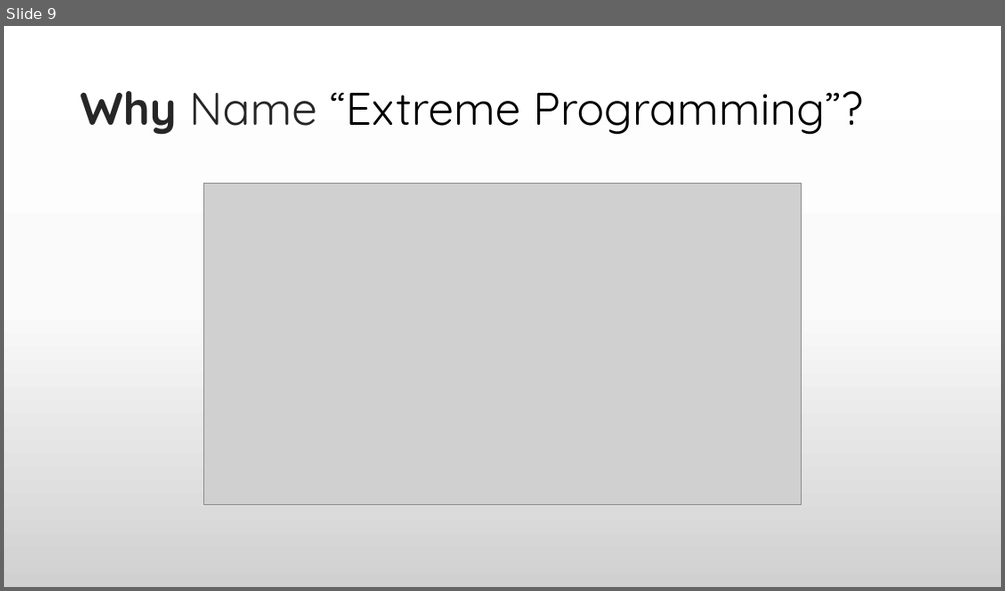
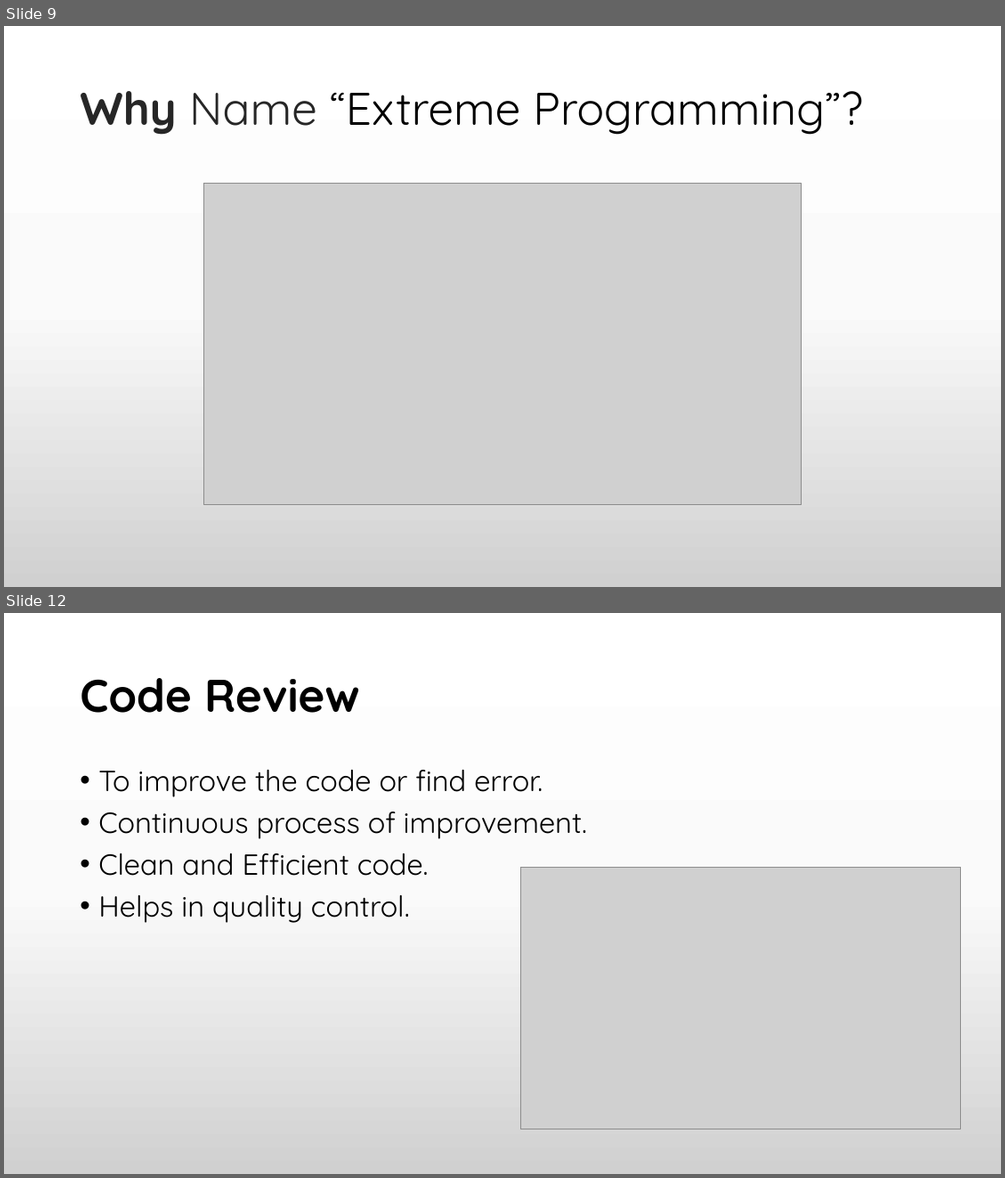
Before and after one commit to praash47/aasn-iii, a slide deck: extreme_programming.pptx. Shown one above the other, each under a label of ours: slide 9 before the commit, slides 9 and 12 after it; the slides between them are not shown. The pictures are 1005x591 and 1005x1178 pixels, drawn with LibreOffice and Linux fonts; fonts in the diff are those of the drawing; grey boxes stand for pictures. Boxes give left, top, right and bottom in pixels: in the first picture for what was removed or moved away, otherwise in the second. Text is boxed around its words. In the diff, an @@ line names an element or a change of style, - is before the commit and + after.

```diff
--- a/extreme_programming.pptx
+++ b/extreme_programming.pptx
@@ slide 12 added at (4,613,1001,1174), background gradient #FFFFFF to #FBFBFB to #D1D1D1 @@
@@ title added at (80,678,360,713), 44 pt, text #000000, bold @@
+Code Review
@@ text added at (98,770,587,923), 28 pt, text #000000 @@
+• To improve the code or find error.
+• Continuous process of improvement.
+• Clean and Efficient code.
+• Helps in quality control.
@@ picture added at (521,867,961,1129) @@
```
Also in this commit, not shown: 4 other slides added.
